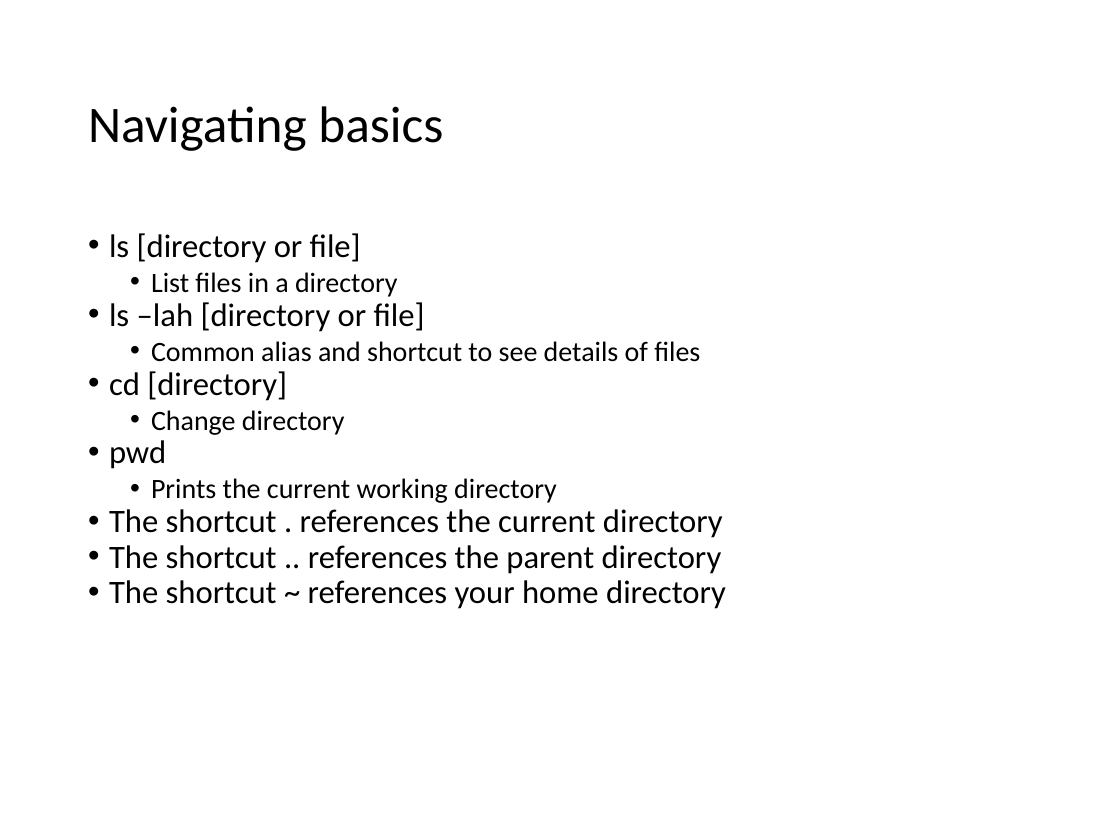
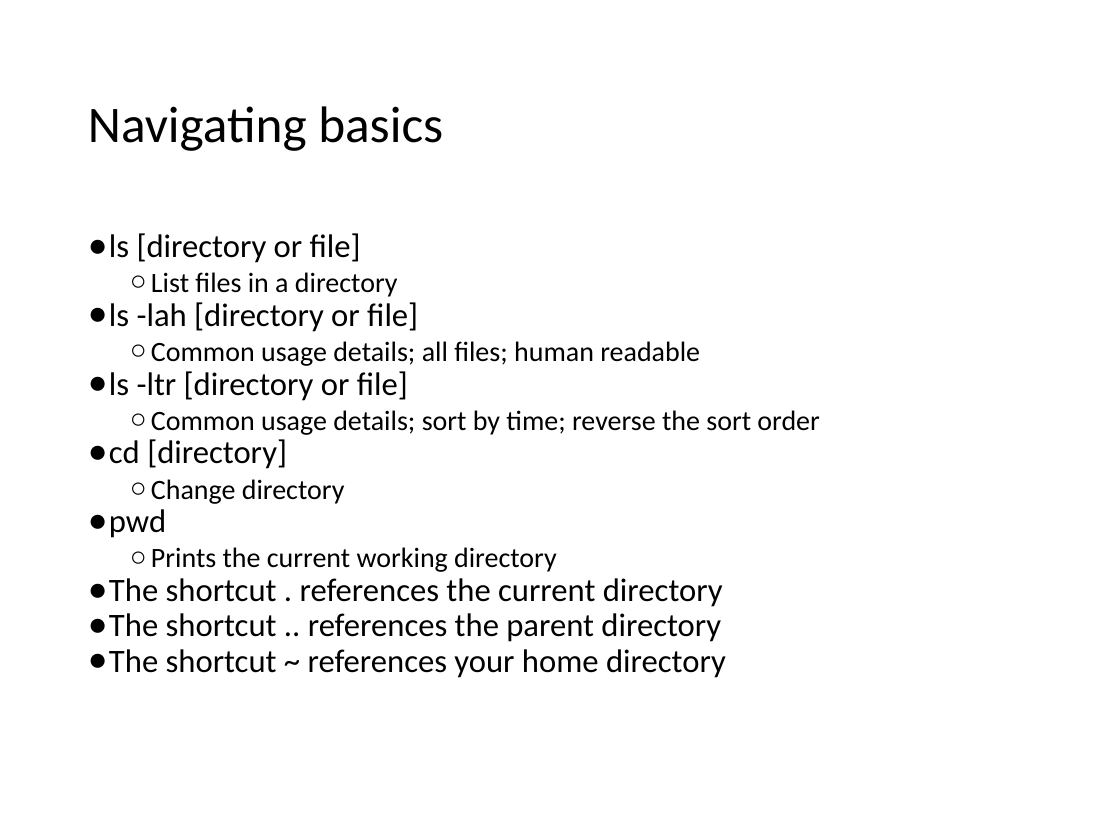
Before and after one commit to cmrsol/demo, a slide deck: slide 5 of linux-intro/shell_101.pptx. Drawn at 1120x840 pixels with LibreOffice and Linux fonts; fonts in the diff are those of the drawing. Boxes give left, top, right and bottom in pixels: in the first picture for what was removed or moved away, otherwise in the second. Text is boxed around its words. In the diff, an @@ line names an element or a change of style, - is before the commit and + after.

```diff
--- a/linux-intro/shell_101.pptx
+++ b/linux-intro/shell_101.pptx
@@ text at <box>109,233,726,678</box>: bullet • to ●; bullet • to ○ @@
@@ text at <box>109,302,819,435</box>: text changed @@
-• ls –lah [directory or file]
-  • Common alias and shortcut to see details of files
+● ls -lah [directory or file]
+  ○ Common usage details; all files; human readable
+● ls -ltr [directory or file]
+  ○ Common usage details; sort by time; reverse the sort order
```
Also in this commit, not shown: 18 other slides changed, 11 slides added, 7 slides removed, 4 other files.
